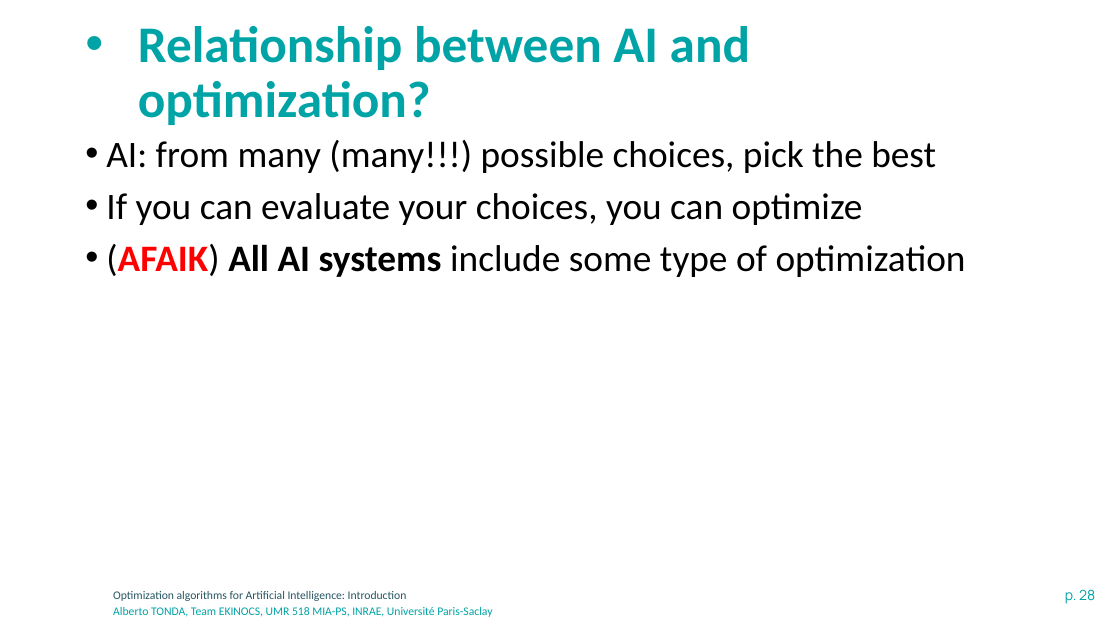
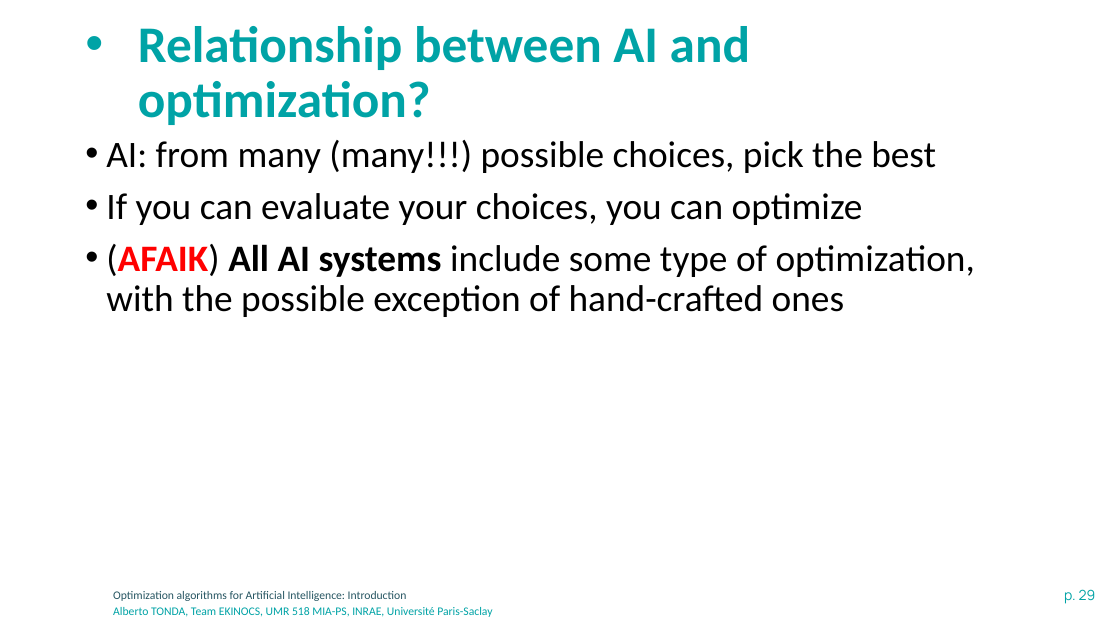
Before and after one commit to albertotonda/teaching, a slide deck: slide 29 of optimization-methods-for-artificial-intelligence/introduction.pptx (slide 28 before the commit). Drawn at 1120x630 pixels with LibreOffice and Linux fonts; fonts in the diff are those of the drawing; background and template pictures are left out. Boxes give left, top, right and bottom in pixels: in the first picture for what was removed or moved away, otherwise in the second. Text is boxed around its words. In the diff, an @@ line names an element or a change of style, - is before the commit and + after.

Commit message:
Working on continuous optimization

```diff
--- a/optimization-methods-for-artificial-intelligence/introduction.pptx
+++ b/optimization-methods-for-artificial-intelligence/introduction.pptx
@@ text at <box>106,244,975,317</box>: text changed @@
-• (AFAIK) All AI systems include some type of optimization
+• (AFAIK) All AI systems include some type of optimization, with the possible exception of hand-crafted ones
@@ page number at <box>1064,589,1096,604</box>: text changed @@
-p. 28
+p. 29
```
Also in this commit, not shown: 2 other slides changed, 1 slide added, 5 other files.
